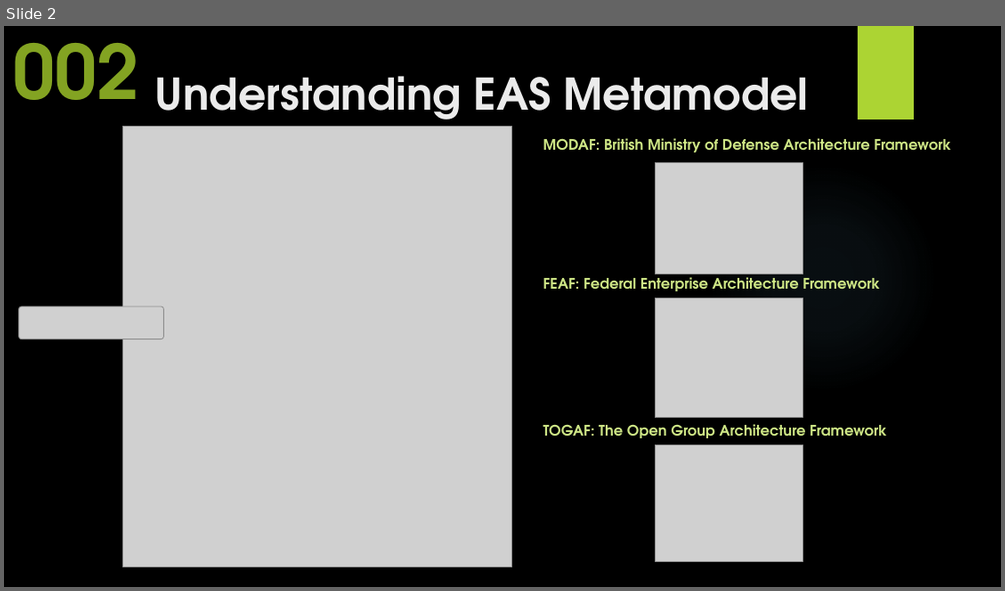
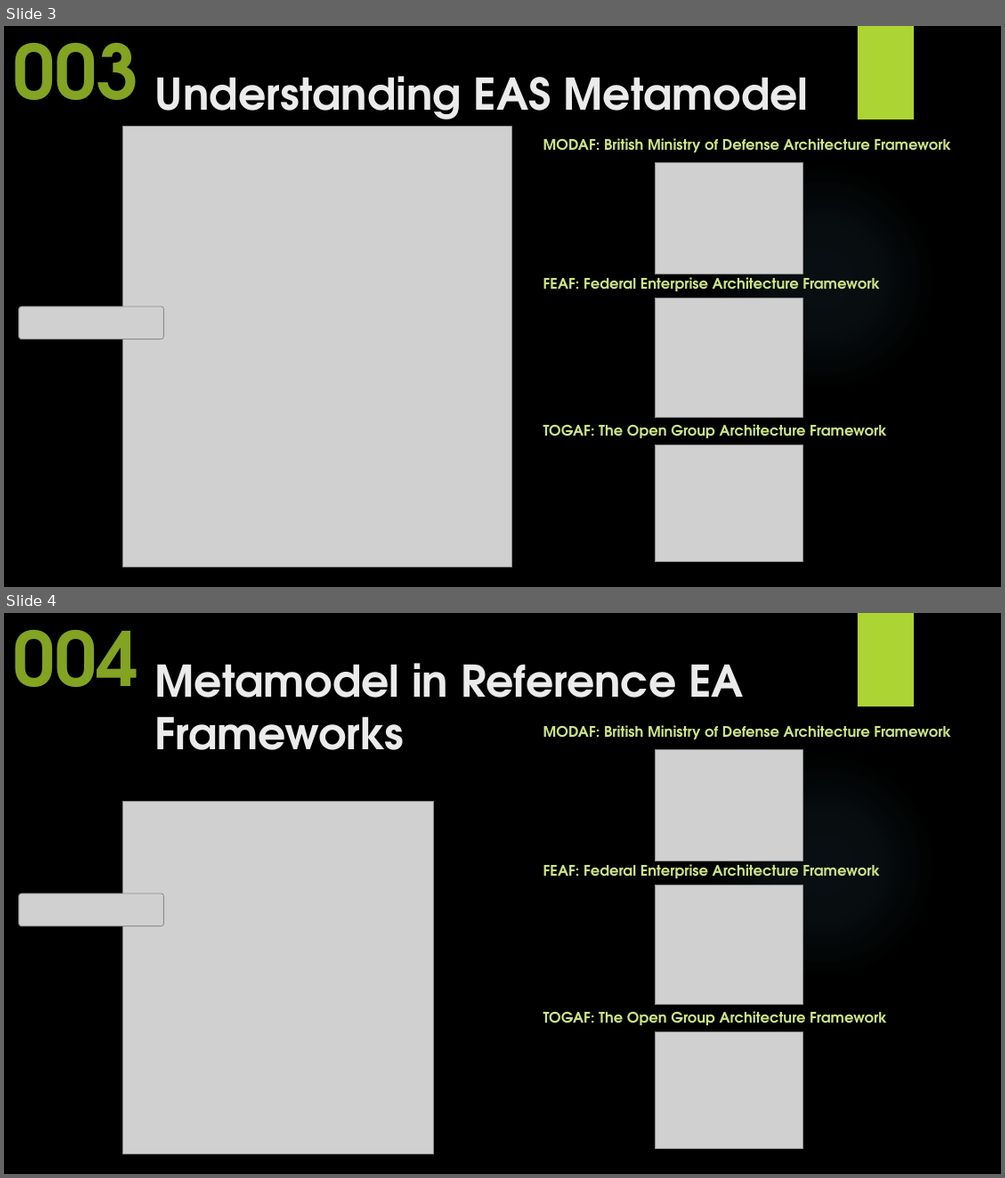
Before and after one commit to yasenstar/EA_MetaModel, a slide deck: Master_EAS_Meta-Model.pptx. Shown one above the other, each under a label of ours: slide 2 before the commit, slides 3 and 4 after it. The pictures are 1005x591 and 1005x1178 pixels, drawn with LibreOffice and Linux fonts; fonts in the diff are those of the drawing; grey boxes stand for pictures; background and template pictures are left out. Boxes give left, top, right and bottom in pixels: in the first picture for what was removed or moved away, otherwise in the second. Text is boxed around its words. In the diff, an @@ line names an element or a change of style, - is before the commit and + after.

```diff
--- a/Master_EAS_Meta-Model.pptx
+++ b/Master_EAS_Meta-Model.pptx
@@ slide 4 added at (4, 613, 1001, 1174), background picture (left out); not listed: 2 template elements that a slide beside it also shows @@
@@ text added at (13, 630, 138, 687), 72 pt, text #83A322, bold @@
+004
@@ title added at (155, 663, 744, 750), 42 pt, text #EBEBEB, bold @@
+Metamodel in Reference EA Frameworks
@@ text added at (543, 725, 951, 739), 14 pt, text #CDE585, bold @@
+MODAF: British Ministry of Defense Architecture Framework
@@ picture added at (655, 750, 802, 860) @@
@@ picture added at (123, 802, 433, 1153) @@
@@ text added at (543, 860, 880, 878), 14 pt, text #CDE585, bold @@
+FEAF: Federal Enterprise Architecture Framework
@@ picture added at (19, 893, 164, 926) @@
@@ picture added at (655, 885, 802, 1004) @@
@@ text added at (543, 1011, 887, 1025), 14 pt, text #CDE585, bold @@
+TOGAF: The Open Group Architecture Framework
@@ picture added at (655, 1032, 802, 1149) @@
@@ what was slide 2 is now slide 3 @@
@@ slide 3 changed as well @@
@@ text at (13, 43, 138, 130): text changed @@
-002
+003
```
Also in this commit, not shown: 4 other slides changed, 1 other slide added, 8 other files.
